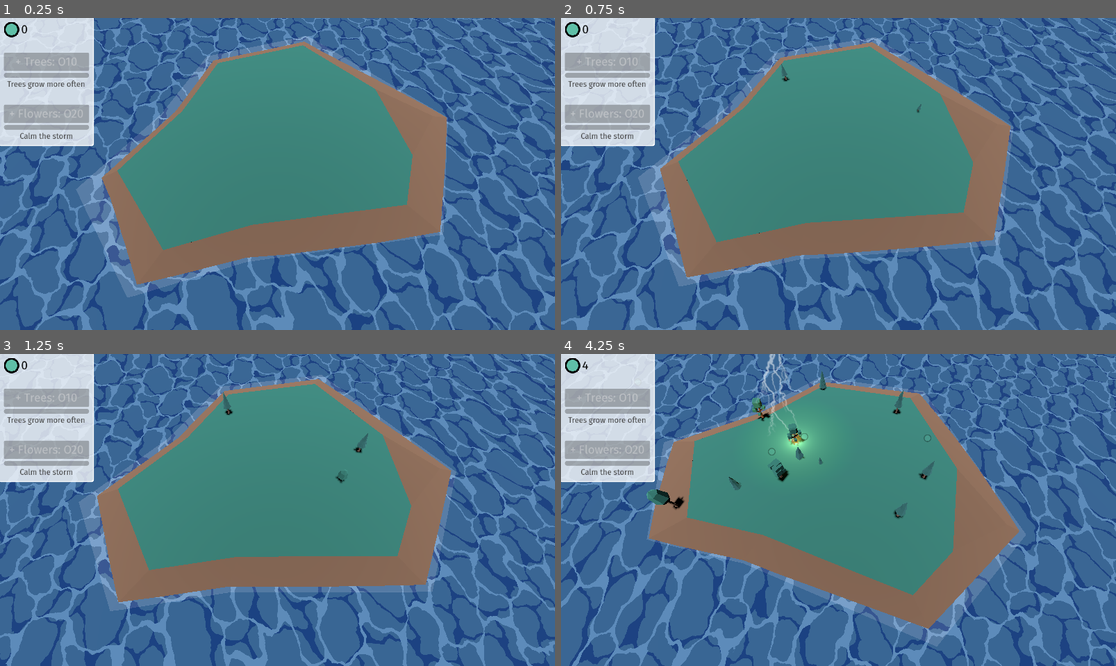
Above: before the commit, frames 1-4 (two rows, left to right).
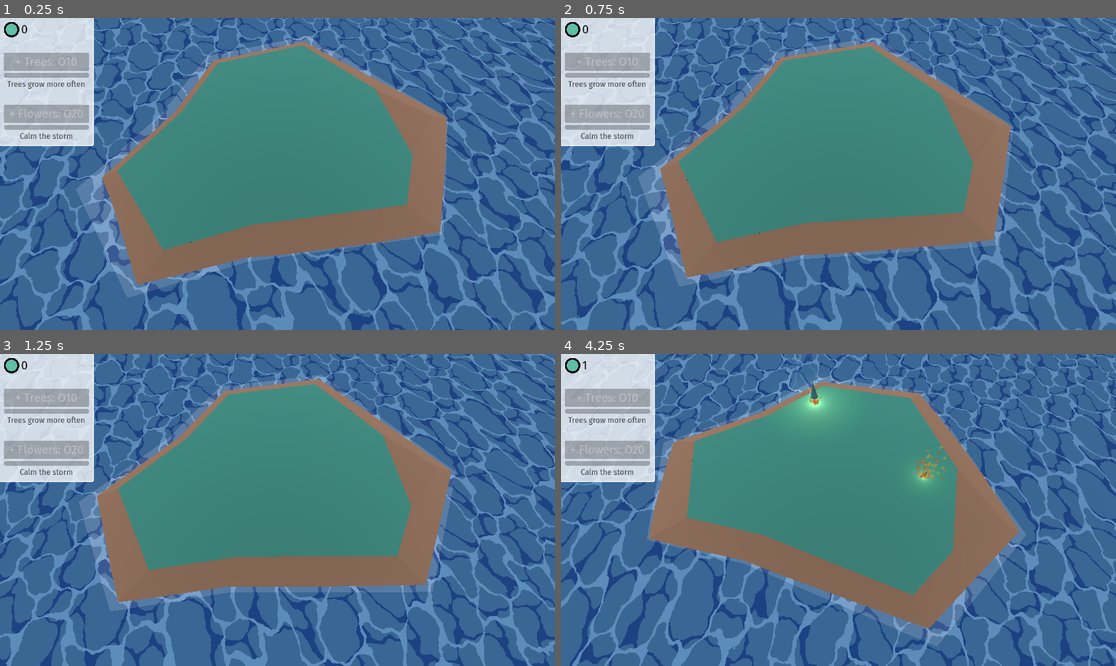
Above: after the commit, the same moments.

Repository: lumi-a/ecotomata
Game: Godot game, scene res://main.tscn
Two runs of this game, one before a commit and one after it. Both use one fixed random seed, a clock stepped at 60 frames per second and the inputs below.
Inputs:
- Up to frame 1 (0.25 s): no input
- Up to frame 2 (0.75 s): no input
- Up to frame 3 (1.25 s): no input
- Up to frame 4 (4.25 s): no input

Frame 1 is identical in both runs. In frame 2, less than 0.1% of the frame differs, in the area x 39-65%, y 14-31%; in frame 3, 0.2%; in frame 4, 2.7%, in the area x 3-70%, y 0-53%.

Commit message:
Update parameters

Diff:
--- a/ui.gd
+++ b/ui.gd
@@ -15,9 +15,9 @@
 
 @export var orbs: int = 0
 @export var tree_level: int = 0
-@export var tree_max_level: int = 1
+@export var tree_max_level: int = 8
 @export var flower_level: int = 0
-@export var flower_max_level: int = 1
+@export var flower_max_level: int = 5
 
 func _ready() -> void:
 	orb_label = $PanelContainer/VBoxContainer/OrbContainer/OrbLabel
